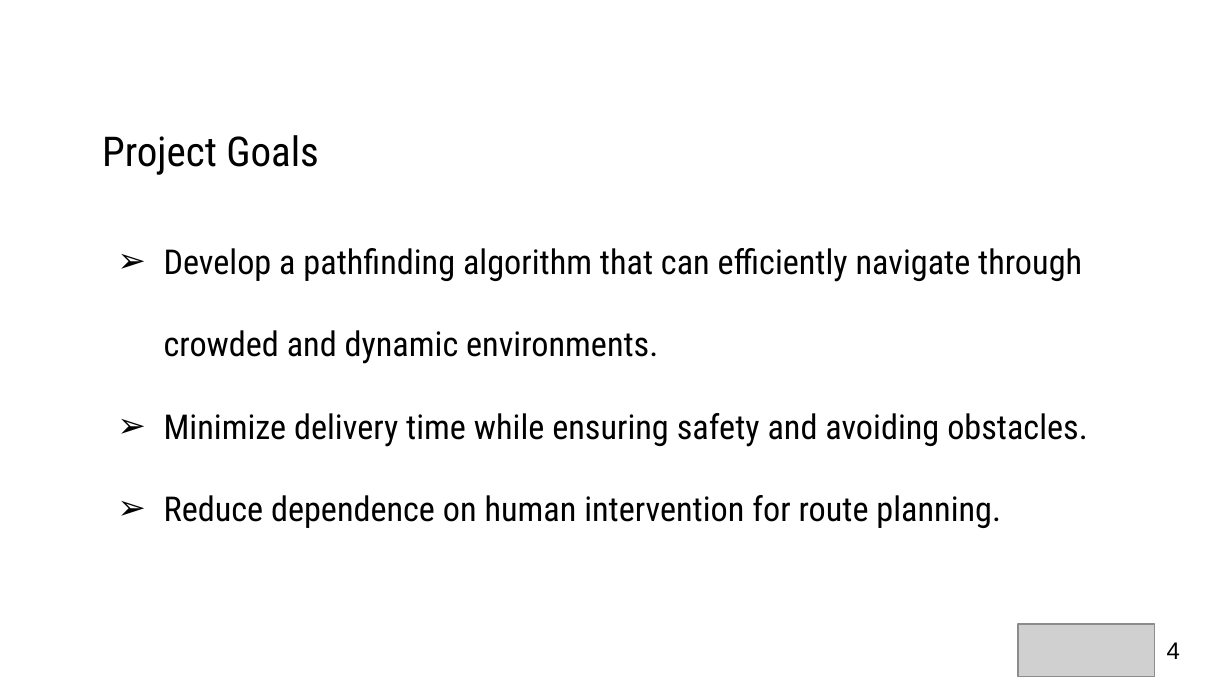
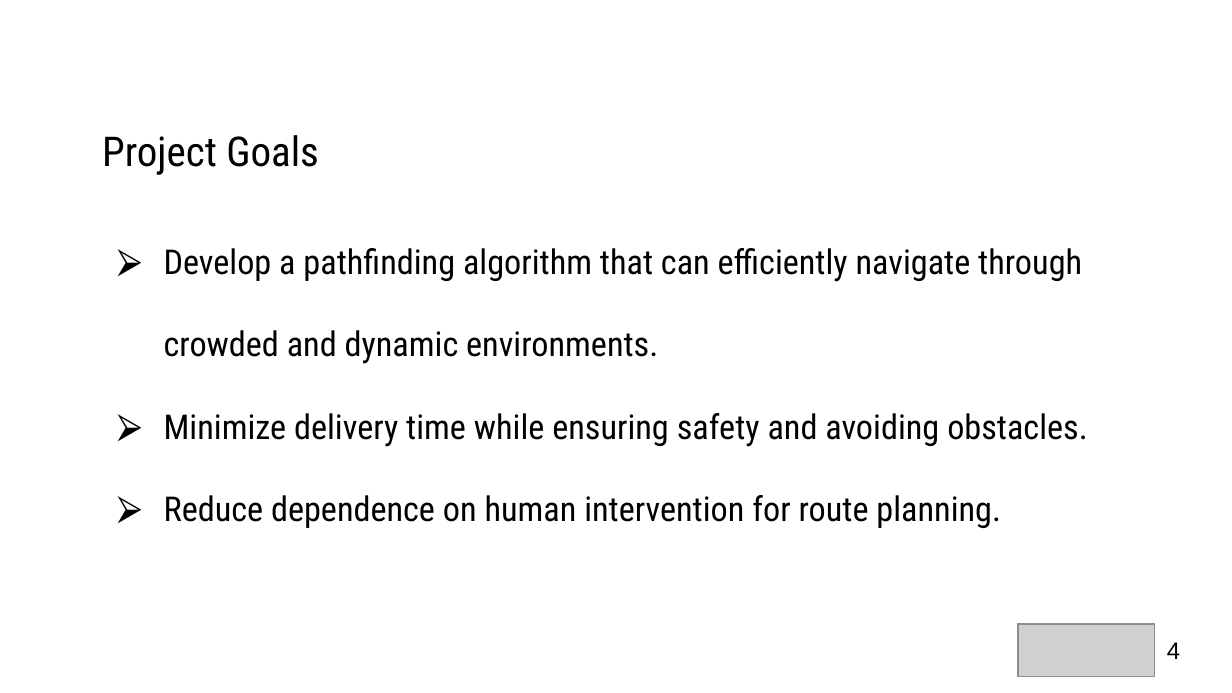
Before and after one commit to rukonuzzamantopu/Path-Finding-Navigation-System, a slide deck: slide 4 of PathFindingAndNevigationSystem.pptx. Drawn at 1232x693 pixels with LibreOffice and Linux fonts; fonts in the diff are those of the drawing; grey boxes stand for pictures; background and template pictures are left out. Boxes give left, top, right and bottom in pixels: in the first picture for what was removed or moved away, otherwise in the second. Text is boxed around its words. In the diff, an @@ line names an element or a change of style, - is before the commit and + after.

```diff
--- a/PathFindingAndNevigationSystem.pptx
+++ b/PathFindingAndNevigationSystem.pptx
@@ subtitle "Develop a pathfinding algorithm that ..." at box(164, 248, 1088, 528): bullet ➢ to ⮚ @@
```
Also in this commit, not shown: 1 other slide changed, 3 slides added.
